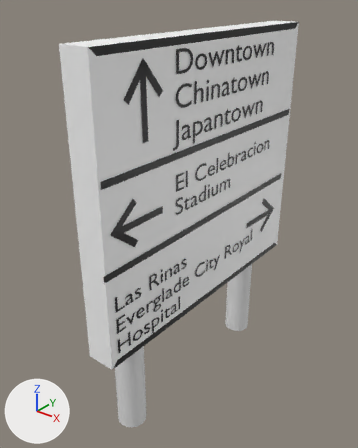
Two versions of the FBX model Assets/Models/UK_junction_sign_5.fbx, one commit apart.
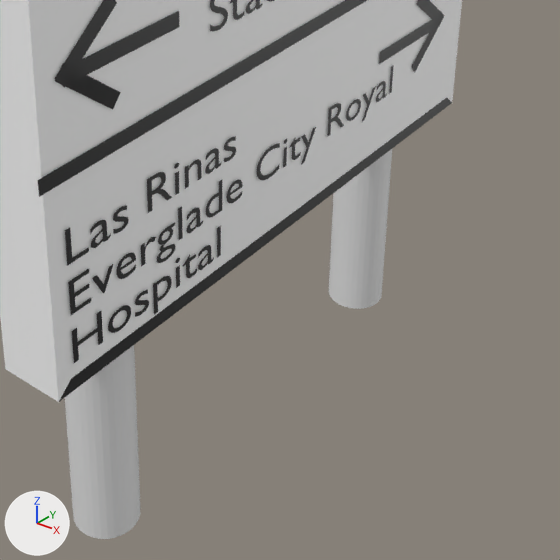
There are two pictures of each version: one whole from a 50 mm lens placed at (35.5, -47.3, 54.0), pointed at (-2.6, 0.4, 24.4), one close up on the part from 24% to 90% of the width and 45% to 97% of the height. Arrows for +X, +Y and +Z are at lower left; the lights stay in place. Where no turn or scale is listed for an object, it has been applied to the vertices.
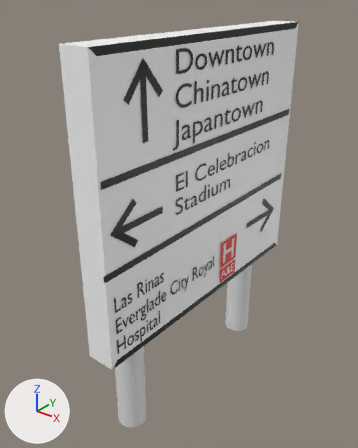
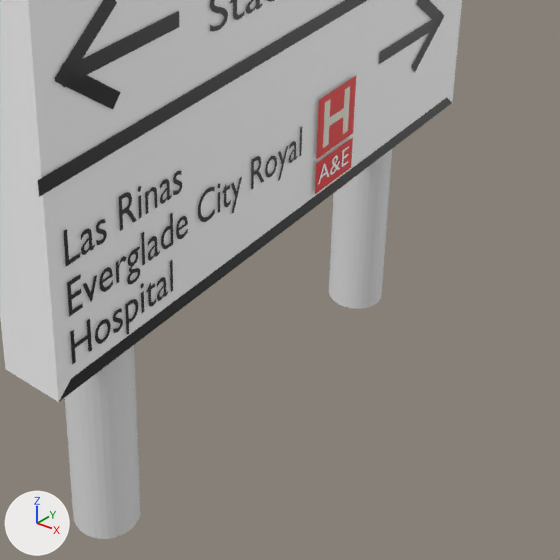
What changed in the scene script:
```text
Add mat_material_022:
    mat_material_022 = principled_material('Material.022')
    mat_material_022.base_color = (0.8, 0.778, 0.654)  # white #e7e4d3
Add mat_material_020:
    mat_material_020 = principled_material('Material.020')
    mat_material_020.base_color = (0.8, 0.778, 0.654)  # white #e7e4d3
Add mat_material_021:
    mat_material_021 = principled_material('Material.021')
    mat_material_021.base_color = (0.8, 0.778, 0.654)  # white #e7e4d3
Add mat_material_019:
    mat_material_019 = principled_material('Material.019')
    mat_material_019.base_color = (0.8, 0.0, 0.000468)  # red #e70002
Add mat_material_023:
    mat_material_023 = principled_material('Material.023')
    mat_material_023.base_color = (0.8, 0.0, 0.000468)  # red #e70002
Add mat_material_001:
    mat_material_001 = principled_material('Material.001')
    mat_material_001.base_color = (1.0, 1.0, 1.0)  # white #ffffff
Add me_plane_008:
    me_plane_008.from_pydata([(0.0, -0.3, 1.54), (0.0, -0.3, -1.54), (0.0, 0.3, 1.54), (0.0, 0.3, -1.54)], [], [(0, 1, 3, 2)])
    me_plane_008.materials.append(mat_material_022)  # white #e7e4d3
Add me_plane_001:
    me_plane_001.from_pydata([(0.0, -1.28, -0.28), (0.0, 1.27, -0.31), (0.0, -1.27, 0.31), (0.0, 1.28, 0.28)], [], [(0, 1, 3, 2)])
    me_plane_001.materials.append(mat_material_020)  # white #e7e4d3
Add me_plane_006:
    me_plane_006.from_pydata([(0.0, -0.3, 1.54), (0.0, -0.3, -1.54), (0.0, 0.3, 1.54), (0.0, 0.3, -1.54)], [], [(0, 1, 3, 2)])
    me_plane_006.materials.append(mat_material_021)  # white #e7e4d3
Add me_plane_007:
    me_plane_007.from_pydata([(0.0, -2.0, 1.1), (0.0, -2.0, -1.1), (0.0, 2.0, 1.1), (0.0, 2.0, -1.1)], [], [(0, 1, 3, 2)])
    me_plane_007.materials.append(mat_material_019)  # red #e70002
Add me_plane_009:
    me_plane_009.from_pydata([(0.0, -2.0, 2.0), (0.0, -2.0, -2.0), (0.0, 2.0, 2.0), (0.0, 2.0, -2.0)], [], [(0, 1, 3, 2)])
    me_plane_009.materials.append(mat_material_023)  # red #e70002
Add me_text_005:
    me_text_005.from_pydata(...)  # 221 vertices, 221 faces; spans x 0.0, y 0.0..3.34, z -1.81..-0.56
    me_text_005.materials.append(mat_material_001)  # white #ffffff
Change ob_text_003:
    ob_text_003.scale: (3.51, 2.86, 3.0) -> (2.3, 2.86, 3.0)
Add ob_plane_016:
    ob_plane_016 = bpy.data.objects.new('Plane.016', me_plane_008)
    ob_plane_016.location = (2.28, 4.52, 19.73)
Add ob_plane_014:
    ob_plane_014 = bpy.data.objects.new('Plane.014', me_plane_001)
    ob_plane_014.location = (2.28, 5.55, 19.73)
Add ob_plane_015:
    ob_plane_015 = bpy.data.objects.new('Plane.015', me_plane_006)
    ob_plane_015.location = (2.28, 6.63, 19.73)
Add ob_plane_013:
    ob_plane_013 = bpy.data.objects.new('Plane.013', me_plane_007)
    ob_plane_013.location = (2.28, 5.56, 16.36)
Add ob_plane_017:
    ob_plane_017 = bpy.data.objects.new('Plane.017', me_plane_009)
    ob_plane_017.location = (2.28, 5.56, 19.73)
Add ob_text_004:
    ob_text_004 = bpy.data.objects.new('Text.004', me_text_005)
    ob_text_004.location = (2.34, 3.75, 17.66)
```

Boxes (x1, y1, x2, y2) around the edits, measured in the close-ups (560 x 560 px):
'Text.003', rescaled (27% narrower, 20% shorter)
    before: (65, 65, 394, 363)
    after: (63, 127, 302, 365)
'Plane.017', added (red)
    after: (316, 76, 356, 159)
'Plane.013', added (red)
    after: (315, 137, 353, 194)
'Plane.016', added
    after: (323, 99, 331, 148)
'Plane.015', added
    after: (343, 87, 350, 134)
'Text.004', added
    after: (318, 146, 349, 185)
'Plane.014', added
    after: (325, 106, 348, 126)
